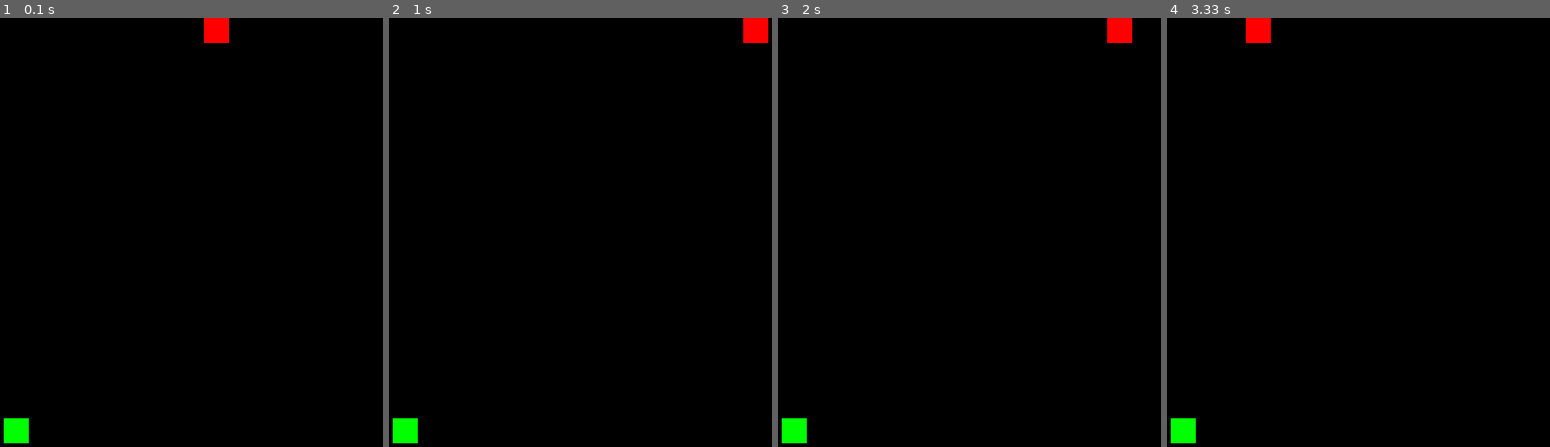
Above: before the commit, frames 1-4 (left to right).
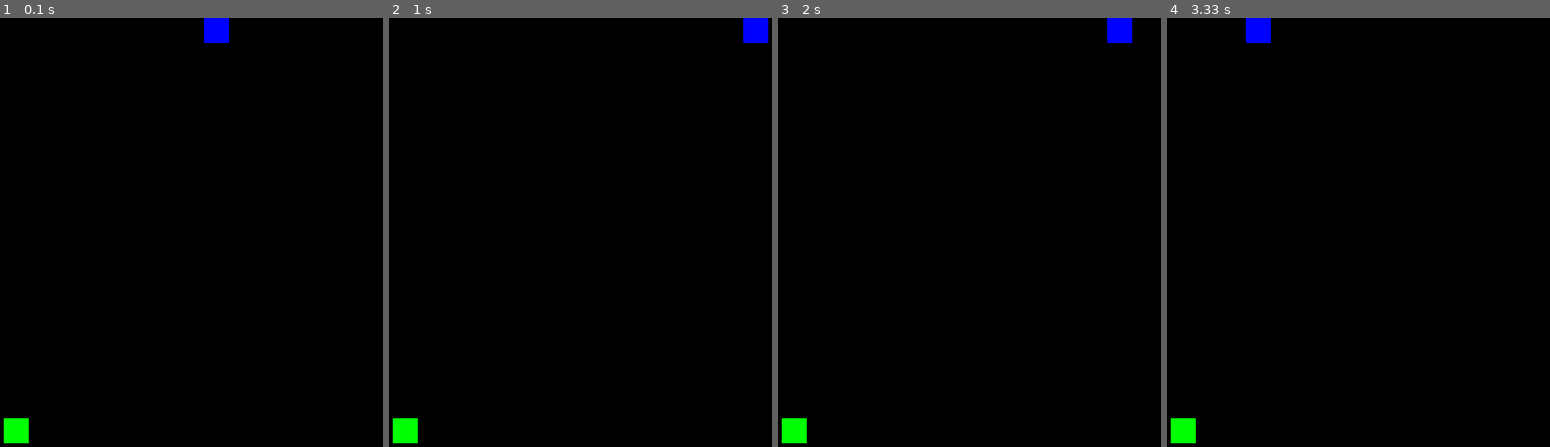
Above: after the commit, the same moments.

Repository: RynTurtle/pygame-games
Game: pygame game, started from snake/main.py
Same seed, same stepped clock (60 frames per second), same inputs: the game is played once before the commit and once after it.
Inputs:
- Up to frame 1 (0.1 s): no input
- Up to frame 2 (1 s): hold Right 0.33-0.8 s; hold Left from 0.83 s (still down)
- Up to frame 3 (2 s): release Left at 1.13 s; hold Right 1.17-1.63 s; hold Left from 1.67 s (still down)
- Up to frame 4 (3.33 s): release Left at 2.2 s; hold Down 2.23-2.53 s; hold Left 2.57-2.97 s; hold Up from 3 s (still down)

The runs differ from the first frame. In frame 1, 0.4% of the frame differs, in the area x 53-60%, y 0-6%; in frame 2, 0.4%; in frame 3, 0.4%; in frame 4, 0.4%.

Commit message:
added a better explanation

Diff:
--- a/snake/main.py
+++ b/snake/main.py
@@ -18,9 +18,11 @@
 colours = [red,green,blue]
 # snake
 """
-appends realtime snake coordinates to the back of the queue
-always remove the first item in the queue
-this way your snake head will always be updated  and the body holds the value of the previous head
+inserts realtime snake coordinates to the front of the queue
+always remove the last item in the queue
+this way your snake head will always be updated and the body holds the value of the previous head
+current information first then the history continues on [new,old,older,oldest] when oldest is removed
+its called first in first out because if you had a line of people the first person (oldest value) gets removed first before the newer person (new value) gets moved to the position of whos infront of them
 """
 position = "STATIC"
 snake_x = screen_width / 2
@@ -80,17 +82,21 @@
     # left, top, width, height
 
     current = (snake_x,snake_y,snake_width,pixel_size)
-    snake.append(current)
+    snake.insert(0,current)
 
 
 
 
     print(snake)
-    for part in snake:
-        pygame.draw.rect(screen, red,part)
+    for part in enumerate(snake):
+        if part[0] == 0: # head
+            pygame.draw.rect(screen, blue,part[1])
+        else:
+
+            pygame.draw.rect(screen, red,part[1])
 
 
-    snake.remove(snake[0])
+    snake.remove(snake[-1])
 
     # draw apple on screen
     pygame.draw.rect(screen, green,(apple_x,apple_y,pixel_size,pixel_size))
